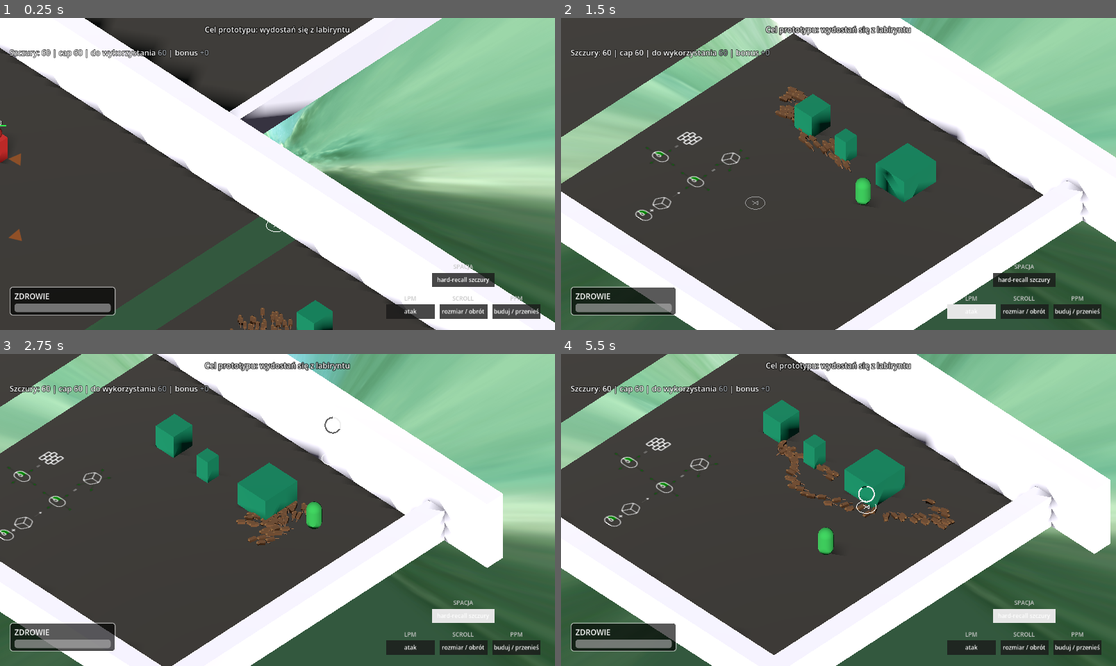
Above: before the commit, frames 1-4 (two rows, left to right).
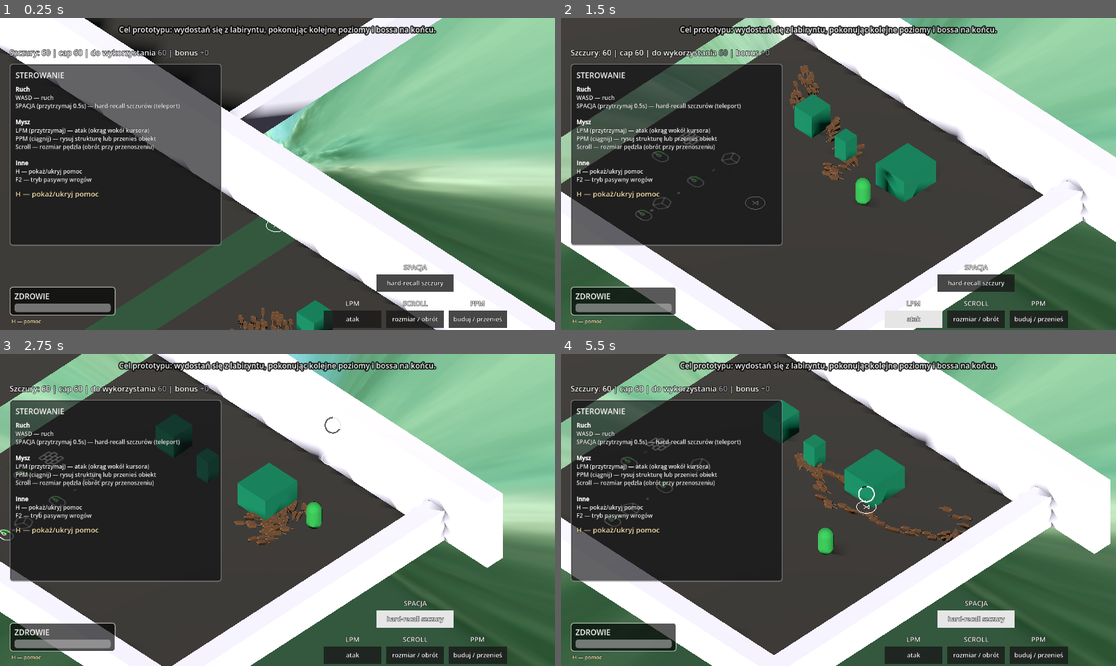
Above: after the commit, the same moments.

Repository: VirtuaIL/ZTGK-Prototyp
Game: Godot game, scene res://scenes/main.tscn
The game is run twice, just before and just after one commit, with the same random seed, the same clock (stepped at 60 frames per second) and the same inputs.
Inputs (mouse positions are in pixels of both pictures, inside the frame that each line leads up to):
- Up to frame 1 (0.25 s): no input
- Up to frame 2 (1.5 s): tap Enter at 0.5 s; move the mouse to (960, 158) at 0.52 s; hold D (move_right) 0.53-1.25 s; hold Space (recall_rats) 0.53-1.25 s; click (960, 158) at 0.67 s; drag from (727, 189) to (810, 236) at 1.27 s
- Up to frame 3 (2.75 s): move the mouse to (333, 441) at 2.02 s; hold D (move_right) from 2.03 s (still down); hold Space (recall_rats) from 2.03 s (still down); click (333, 441) at 2.17 s
- Up to frame 4 (5.5 s): release D (move_right) at 2.75 s; release Space (recall_rats) at 2.75 s; drag from (810, 572) to (672, 463) at 2.77 s; move the mouse to (1005, 556) at 3.52 s; hold A (move_left) 3.53-4.25 s; hold Space (recall_rats) 3.53-4.25 s; click (1005, 556) at 3.67 s; drag from (672, 463) to (755, 432) at 4.27 s; move the mouse to (866, 510) at 5.02 s; hold S (move_back) from 5.03 s (still down); hold Space (recall_rats) from 5.03 s (still down); click (866, 510) at 5.17 s

The runs differ from the first frame. In frame 1, 26% of the frame differs, in the area x 0-98%, y 2-100%; in frame 2, 28%; in frame 3, 26%; in frame 4, 28%, in the area x 1-98%, y 2-100%.

Commit message:
simplify the main scene, adding more things to HUD

Diff:
--- a/scenes/main.tscn
+++ b/scenes/main.tscn
@@ -130,31 +130,16 @@
 transform = Transform3D(-4.136409e-07, 0, -1.453, 0, 0.7, 0, 9.463, 0, -6.3512644e-08, -23.534369, 0.016834497, -158.50485)
 
 [node name="Enemy" parent="enemies" unique_id=1812332728 instance=ExtResource("3_enemy")]
-transform = Transform3D(-4.619189e-09, 0, 0.10567476, 0, 1.4285715, 0, -0.6882313, 0, -3.008354e-08, 16.302713, -0.024049282, 8.152971)
+transform = Transform3D(-4.619189e-09, 0, 0.10567476, 0, 1.4285715, 0, -0.6882313, 0, -3.008354e-08, 16.302713, -0.024049282, 13.952431)
 
 [node name="Enemy8" parent="enemies" unique_id=1261486477 instance=ExtResource("3_enemy")]
 transform = Transform3D(-4.619189e-09, 0, 0.10567476, 0, 1.4285715, 0, -0.6882313, 0, -3.008354e-08, -5.281927, -0.024049282, 5.4194584)
 
 [node name="Enemy2" parent="enemies" unique_id=430496556 instance=ExtResource("3_enemy")]
-transform = Transform3D(-4.619189e-09, 0, 0.10567476, 0, 1.4285715, 0, -0.6882313, 0, -3.008354e-08, 15.182584, -0.024049282, 21.046623)
-
-[node name="Enemy3" parent="enemies" unique_id=1026383244 instance=ExtResource("3_enemy")]
-transform = Transform3D(-4.619189e-09, 0, 0.10567476, 0, 1.4285715, 0, -0.6882313, 0, -3.008354e-08, 16.470238, -0.024049282, 17.033504)
-
-[node name="Enemy4" parent="enemies" unique_id=1441031272 instance=ExtResource("3_enemy")]
-transform = Transform3D(-4.619189e-09, 0, 0.10567476, 0, 1.4285715, 0, -0.6882313, 0, -3.008354e-08, 15.2488785, -0.024049282, 13.07312)
-
-[node name="Enemy5" parent="enemies" unique_id=1036846762 instance=ExtResource("3_enemy")]
-transform = Transform3D(-4.619189e-09, 0, 0.10567476, 0, 1.4285715, 0, -0.6882313, 0, -3.008354e-08, 15.640175, -0.024049282, 17.309906)
-
-[node name="Enemy9" parent="enemies" unique_id=1397166939 instance=ExtResource("3_enemy")]
-transform = Transform3D(-4.619189e-09, 0, 0.10567476, 0, 1.4285715, 0, -0.6882313, 0, -3.008354e-08, 9.5988035, -0.024049282, -6.7740498)
+transform = Transform3D(-4.619189e-09, 0, 0.10567476, 0, 1.4285715, 0, -0.6882313, 0, -3.008354e-08, 15.816484, -0.024049282, 13.515253)
 
 [node name="Enemy10" parent="enemies" unique_id=1005569463 instance=ExtResource("3_enemy")]
-transform = Transform3D(-4.619189e-09, 0, 0.10567476, 0, 1.4285715, 0, -0.6882313, 0, -3.008354e-08, 9.250622, -0.024049282, 8.089531)
-
-[node name="Enemy11" parent="enemies" unique_id=1459472552 instance=ExtResource("3_enemy")]
-transform = Transform3D(-4.619189e-09, 0, 0.10567476, 0, 1.4285715, 0, -0.6882313, 0, -3.008354e-08, 9.738511, -0.024049282, 2.2252903)
+transform = Transform3D(-4.619189e-09, 0, 0.10567476, 0, 1.4285715, 0, -0.6882313, 0, -3.008354e-08, 9.49974, -0.024049282, -1.9507184)
 
 [node name="Enemy12" parent="enemies" unique_id=1289040510 instance=ExtResource("3_enemy")]
 transform = Transform3D(-4.619189e-09, 0, 0.10567476, 0, 1.4285715, 0, -0.6882313, 0, -3.008354e-08, 8.956116, -0.024049282, 0.11602402)
@@ -165,35 +150,17 @@
 [node name="Enemy21" parent="enemies" unique_id=918636635 instance=ExtResource("3_enemy")]
 transform = Transform3D(-4.619189e-09, 0, 0.10567476, 0, 1.4285715, 0, -0.6882313, 0, -3.008354e-08, 10.246891, -0.024049282, -5.921088)
 
-[node name="Enemy22" parent="enemies" unique_id=1137954798 instance=ExtResource("3_enemy")]
-transform = Transform3D(-4.619189e-09, 0, 0.10567476, 0, 1.4285715, 0, -0.6882313, 0, -3.008354e-08, 10.260105, 0.21868673, 2.4132137)
-
-[node name="Enemy14" parent="enemies" unique_id=1123206558 instance=ExtResource("3_enemy")]
-transform = Transform3D(-4.619189e-09, 0, 0.10567476, 0, 1.4285715, 0, -0.6882313, 0, -3.008354e-08, 5.3280983, -0.024049282, 3.1047573)
-
 [node name="Enemy15" parent="enemies" unique_id=1048476469 instance=ExtResource("3_enemy")]
-transform = Transform3D(-4.619189e-09, 0, 0.10567476, 0, 1.4285715, 0, -0.6882313, 0, -3.008354e-08, 5.8258286, -0.024049282, 2.8765717)
+transform = Transform3D(-4.619189e-09, 0, 0.10567476, 0, 1.4285715, 0, -0.6882313, 0, -3.008354e-08, 5.323505, -0.024049282, 2.876572)
 
 [node name="Enemy16" parent="enemies" unique_id=447553846 instance=ExtResource("3_enemy")]
 transform = Transform3D(-4.619189e-09, 0, 0.10567476, 0, 1.4285715, 0, -0.6882313, 0, -3.008354e-08, 4.6548643, -0.024049282, 2.4889793)
 
-[node name="Enemy17" parent="enemies" unique_id=194399313 instance=ExtResource("3_enemy")]
-transform = Transform3D(-4.619189e-09, 0, 0.10567476, 0, 1.4285715, 0, -0.6882313, 0, -3.008354e-08, 0.8161888, -0.024049282, 6.9725475)
-
-[node name="Enemy18" parent="enemies" unique_id=1544867004 instance=ExtResource("3_enemy")]
-transform = Transform3D(-4.619189e-09, 0, 0.10567476, 0, 1.4285715, 0, -0.6882313, 0, -3.008354e-08, 1.30408, -0.024049282, 4.5982456)
-
 [node name="Enemy19" parent="enemies" unique_id=1527812102 instance=ExtResource("3_enemy")]
-transform = Transform3D(-4.619189e-09, 0, 0.10567476, 0, 1.4285715, 0, -0.6882313, 0, -3.008354e-08, 0.52168465, -0.024049282, 2.4889793)
-
-[node name="Enemy13" parent="enemies" unique_id=371744396 instance=ExtResource("3_enemy")]
-transform = Transform3D(-4.619189e-09, 0, 0.10567476, 0, 1.4285715, 0, -0.6882313, 0, -3.008354e-08, 10.559504, -0.024049282, -0.02519226)
+transform = Transform3D(-4.619189e-09, 0, 0.10567476, 0, 1.4285715, 0, -0.6882313, 0, -3.008354e-08, 0.52168465, -0.024049282, 5.4113445)
 
 [node name="Enemy6" parent="enemies" unique_id=1894869314 instance=ExtResource("3_enemy")]
-transform = Transform3D(-4.619189e-09, 0, 0.10567476, 0, 1.4285715, 0, -0.6882313, 0, -3.008354e-08, 15.084304, -0.024049282, 9.13863)
-
-[node name="Enemy7" parent="enemies" unique_id=1201368780 instance=ExtResource("3_enemy")]
-transform = Transform3D(-4.619189e-09, 0, 0.10567476, 0, 1.4285715, 0, -0.6882313, 0, -3.008354e-08, 16.544622, -0.024049282, 22.22298)
+transform = Transform3D(-4.619189e-09, 0, 0.10567476, 0, 1.4285715, 0, -0.6882313, 0, -3.008354e-08, 15.084304, -0.024049282, 13.253283)
 
 [node name="RatSpawns" type="Node3D" parent="." unique_id=1251990227]
 
--- a/scenes/player.tscn
+++ b/scenes/player.tscn
@@ -96,3 +96,17 @@
 value = 100.0
 show_percentage = false
 mouse_filter = 2
+
+[node name="HelpHint" type="Label" parent="PlayerHUD"]
+anchor_top = 1.0
+anchor_bottom = 1.0
+offset_left = 24.0
+offset_top = -26.0
+offset_right = 220.0
+offset_bottom = -8.0
+text = "H — pomoc"
+mouse_filter = 2
+theme_override_colors/font_color = Color(1, 0.92, 0.72, 1)
+theme_override_colors/font_outline_color = Color(0, 0, 0, 0.7)
+theme_override_constants/outline_size = 2
+theme_override_font_sizes/font_size = 11
--- a/scripts/main.gd
+++ b/scripts/main.gd
@@ -26,11 +26,13 @@
 var _indicator_blink_time: float = 0.0
 
 # ── UI Theme ──────────────────────────────────────────────────────────────────
-const UI_BG: Color = Color(0.06, 0.06, 0.07, 0.85)
-const UI_BG_STRONG: Color = Color(0.09, 0.09, 0.1, 0.9)
+const UI_BG: Color = Color(0.06, 0.06, 0.07, 0.65)
+const UI_BG_STRONG: Color = Color(0.09, 0.09, 0.1, 0.75)
 const UI_BORDER: Color = Color(0.6, 0.6, 0.6, 0.6)
 const UI_TEXT: Color = Color(0.95, 0.95, 0.95)
 const UI_MUTED: Color = Color(0.78, 0.78, 0.78)
+const UI_HINT: Color = Color(1.0, 0.92, 0.72)
+const UI_OUTLINE_DARK: Color = Color(0, 0, 0, 0.75)
 
 # ── Offscreen Indicators ──────────────────────────────────────────────────────
 @export var indicator_max_distance: float = 26.0
@@ -95,11 +97,13 @@
 	var title_lbl = Label.new()
 	title_lbl.text = title
 	title_lbl.horizontal_alignment = HORIZONTAL_ALIGNMENT_CENTER
-	title_lbl.add_theme_color_override("font_color", UI_MUTED)
-	title_lbl.add_theme_font_size_override("font_size", 12)
+	title_lbl.add_theme_color_override("font_color", UI_TEXT)
+	title_lbl.add_theme_color_override("font_outline_color", UI_OUTLINE_DARK)
+	title_lbl.add_theme_constant_override("outline_size", 3)
+	title_lbl.add_theme_font_size_override("font_size", 14)
 
 	var rect = ColorRect.new()
-	rect.custom_minimum_size = Vector2(100, 30)
+	rect.custom_minimum_size = Vector2(120, 36)
 	rect.color = UI_BG_STRONG
 
 	var val_lbl = Label.new()
@@ -107,7 +111,9 @@
 	val_lbl.horizontal_alignment = HORIZONTAL_ALIGNMENT_CENTER
 	val_lbl.vertical_alignment = VERTICAL_ALIGNMENT_CENTER
 	val_lbl.set_anchors_preset(Control.PRESET_FULL_RECT)
-	val_lbl.add_theme_font_size_override("font_size", 12)
+	val_lbl.add_theme_color_override("font_outline_color", UI_OUTLINE_DARK)
+	val_lbl.add_theme_constant_override("outline_size", 3)
+	val_lbl.add_theme_font_size_override("font_size", 13)
 	rect.add_child(val_lbl)
 
 	vbox.add_child(title_lbl)
@@ -120,7 +126,7 @@
 
 	var main_vbox = VBoxContainer.new()
 	main_vbox.set_anchors_preset(Control.PRESET_BOTTOM_RIGHT)
-	main_vbox.position = Vector2(-350, -140)
+	main_vbox.position = Vector2(-480, -140)
 	main_vbox.add_theme_constant_override("separation", 15)
 
 	# Action buttons (LPM, SCROLL, PPM)
@@ -142,7 +148,7 @@
 	space_rect_val = space_box.get_child(1) as ColorRect
 	var space_label_val = space_rect_val.get_child(0) as Label
 	space_label_val.text = "hard-recall szczury"
-	space_rect_val.custom_minimum_size = Vector2(130, 30)
+	space_rect_val.custom_minimum_size = Vector2(160, 36)
 
 	var space_hbox = HBoxContainer.new()
 	space_hbox.alignment = BoxContainer.ALIGNMENT_CENTER
@@ -164,7 +170,7 @@
 	var layer = CanvasLayer.new()
 	var panel = Panel.new()
 	cheatsheet_panel = panel
-	panel.visible = false
+	panel.visible = true
 	panel.set_anchors_preset(Control.PRESET_TOP_LEFT)
 	panel.position = Vector2(20, 95)
 	panel.custom_minimum_size = Vector2(380, 300)
@@ -201,7 +207,7 @@
 	cheatsheet_title = title
 	title.text = "STEROWANIE"
 	title.add_theme_color_override("font_color", UI_TEXT)
-	title.add_theme_font_size_override("font_size", 14)
+	title.add_theme_font_size_override("font_size", 16)
 	vbox.add_child(title)
 
 	var body = RichTextLabel.new()
@@ -212,6 +218,8 @@
 	body.autowrap_mode = TextServer.AUTOWRAP_WORD
 	body.size_flags_horizontal = Control.SIZE_EXPAND_FILL
 	body.size_flags_vertical = Control.SIZE_SHRINK_BEGIN
+	body.add_theme_font_size_override("normal_font_size", 12)
+	body.add_theme_font_size_override("bold_font_size", 12)
 	body.text = \
 		"[b]Ruch[/b]\n" + \
 		"WASD — ruch\n" + \
@@ -231,8 +239,10 @@
 	var hint = Label.new()
 	cheatsheet_hint = hint
 	hint.text = "H — pokaż/ukryj pomoc"
-	hint.add_theme_color_override("font_color", UI_MUTED)
-	hint.add_theme_font_size_override("font_size", 11)
+	hint.add_theme_color_override("font_color", UI_HINT)
+	hint.add_theme_color_override("font_outline_color", UI_OUTLINE_DARK)
+	hint.add_theme_constant_override("outline_size", 3)
+	hint.add_theme_font_size_override("font_size", 15)
 	vbox.add_child(hint)
 
 	layer.add_child(panel)
@@ -244,8 +254,14 @@
 		return
 	# Fit panel to its content, but keep it on-screen and reasonably wide.
 	var vp_size: Vector2 = get_viewport().get_visible_rect().size
-	var max_w: float = max(320.0, vp_size.x - 40.0)
-	var target_w: float = clampf(460.0, 320.0, max_w)
+	var max_w: float = vp_size.x - 20.0
+	var target_w: float = 440.0
+	if max_w <= 0.0:
+		return
+	if max_w < 200.0:
+		target_w = max_w
+	else:
+		target_w = clampf(440.0, 260.0, max_w)
 
 	var m_left: int = cheatsheet_margin.get_theme_constant("margin_left")
 	var m_right: int = cheatsheet_margin.get_theme_constant("margin_right")
@@ -269,12 +285,15 @@
 
 	cheatsheet_panel.custom_minimum_size = Vector2(target_w, final_h)
 	cheatsheet_panel.size = cheatsheet_panel.custom_minimum_size
+	var desired_x: float = 20.0
+	var max_x: float = vp_size.x - cheatsheet_panel.size.x - 10.0
+	cheatsheet_panel.position.x = max(10.0, min(desired_x, max_x))
 
 func _setup_goal_ui() -> void:
 	var layer = CanvasLayer.new()
 	var label = Label.new()
 	goal_label = label
-	label.text = "Cel prototypu: wydostań się z labiryntu"
+	label.text = "Cel prototypu: wydostań się z labiryntu, pokonując kolejne poziomy i bossa na końcu."
 	label.set_anchors_preset(Control.PRESET_TOP_WIDE)
 	label.offset_left = 0
 	label.offset_right = 0
@@ -282,7 +301,7 @@
 	label.horizontal_alignment = HORIZONTAL_ALIGNMENT_CENTER
 	label.add_theme_color_override("font_color", Color(0.95, 0.95, 0.95))
 	label.add_theme_color_override("font_outline_color", Color(0, 0, 0, 0.85))
-	label.add_theme_constant_override("outline_size", 6)
+	label.add_theme_constant_override("outline_size", 10)
 	layer.add_child(label)
 	add_child(layer)
 
Not shown, added: export_presets.cfg
